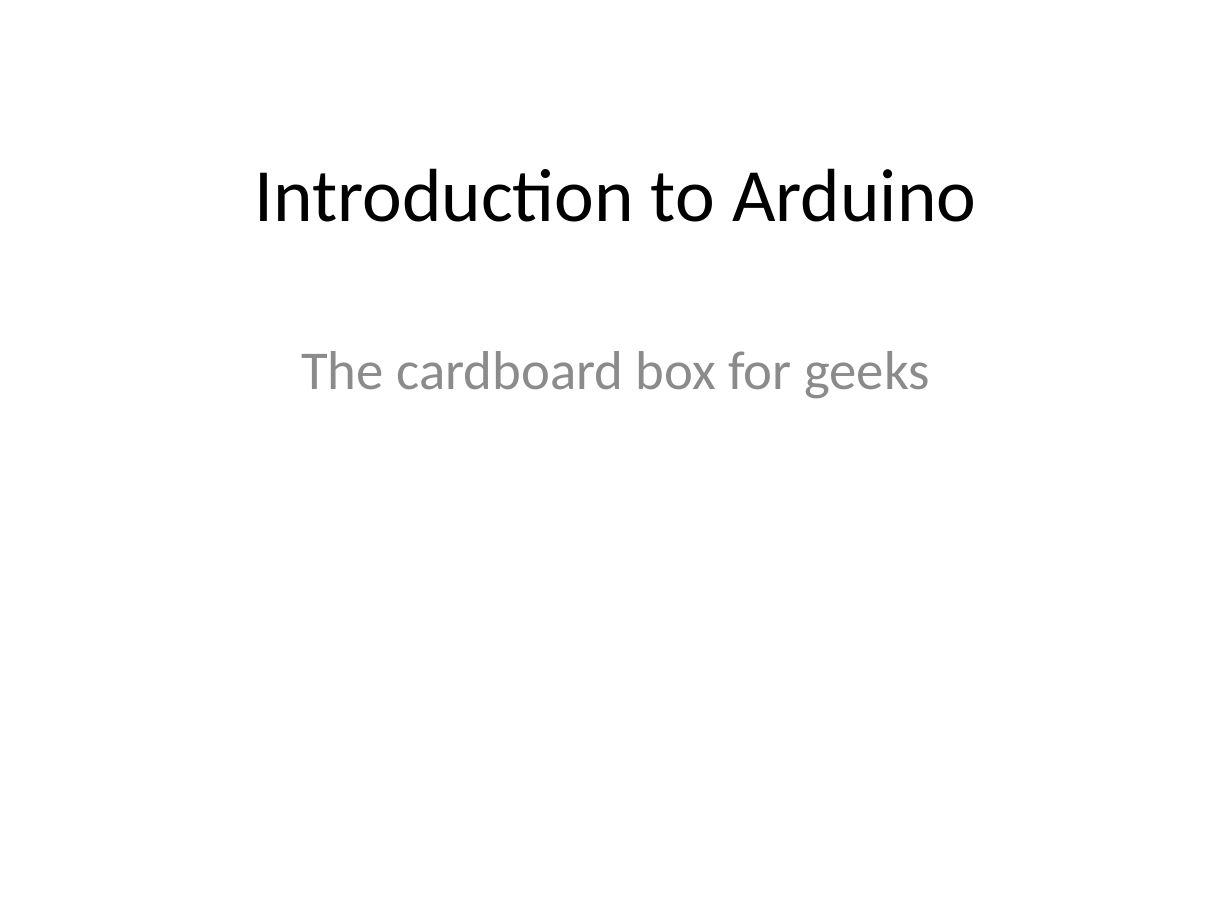
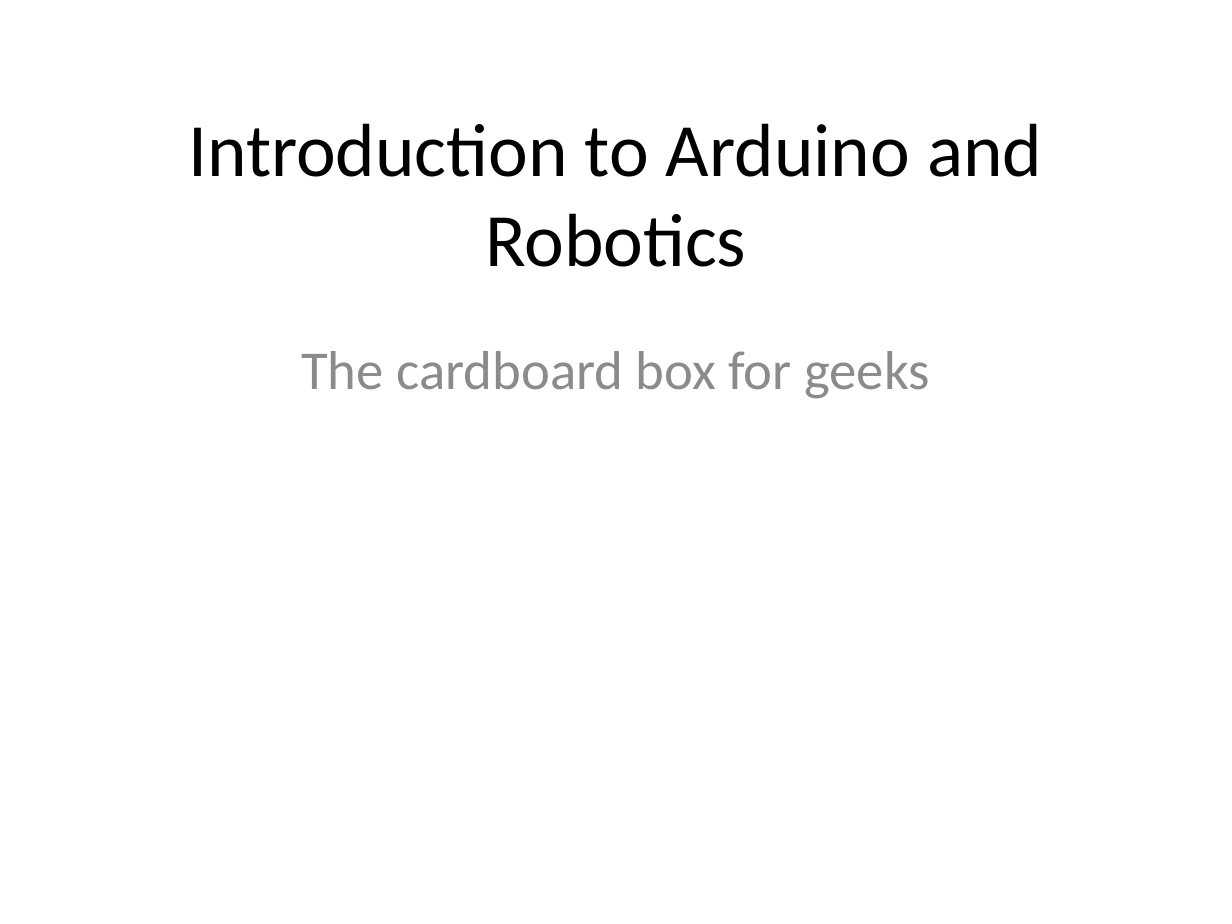
Before and after one commit to dykebert/GDI_Arduino_Robotics, a slide deck: slide 1 of Introduction to Arduino.pptx. Drawn at 1232x924 pixels with LibreOffice and Linux fonts; fonts in the diff are those of the drawing. Boxes give left, top, right and bottom in pixels: in the first picture for what was removed or moved away, otherwise in the second. Text is boxed around its words. In the diff, an @@ line names an element or a change of style, - is before the commit and + after.

```diff
--- a/Introduction to Arduino.pptx
+++ b/Introduction to Arduino.pptx
@@ title at bbox=[188, 123, 1042, 267]: text changed @@
-Introduction to Arduino
+Introduction to Arduino and Robotics
```
Also in this commit, not shown: 3 other slides changed, 29 slides added, 2 other files.
